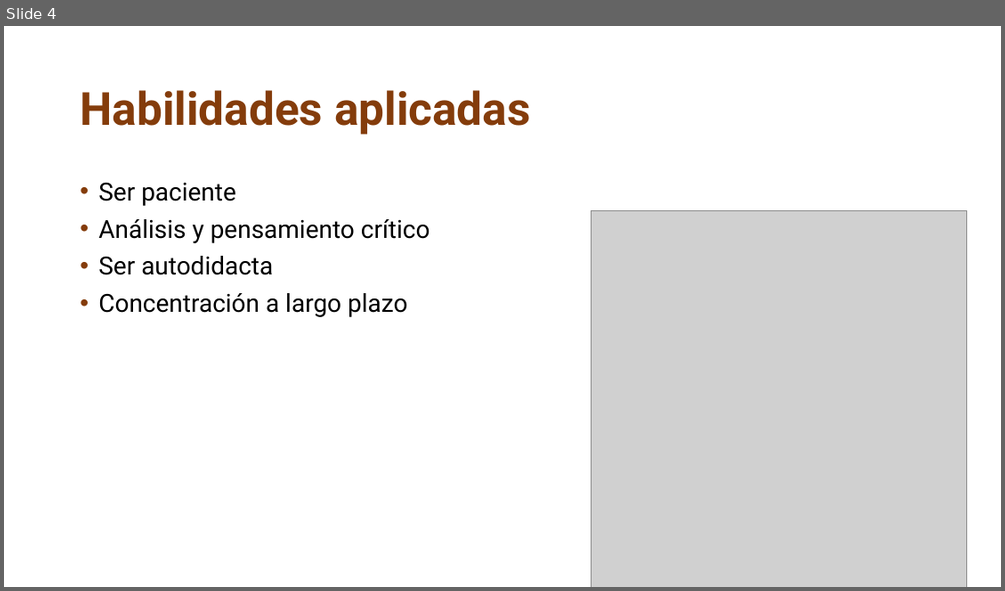
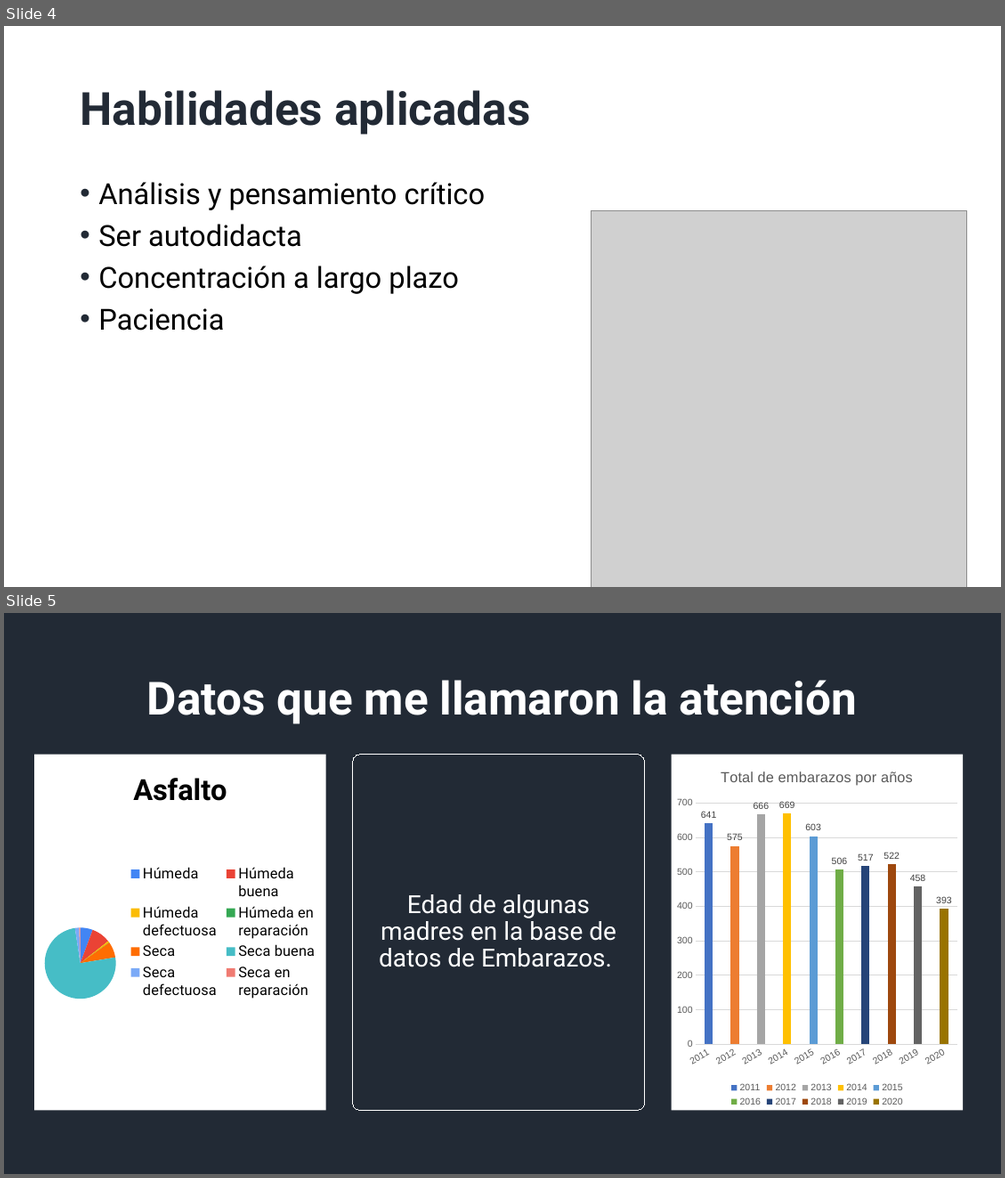
Before and after one commit to lourdsslopez/ProyectoFinalEstad-tica_LourdesLopez, a slide deck: BD_Estadística/JORNADA (PPT)/Jornada.pptx. Shown one above the other, each under a label of ours: slide 4 before the commit, slides 4 and 5 after it. The pictures are 1005x591 and 1005x1178 pixels, drawn with LibreOffice and Linux fonts; fonts in the diff are those of the drawing; grey boxes stand for pictures. Boxes give left, top, right and bottom in pixels: in the first picture for what was removed or moved away, otherwise in the second. Text is boxed around its words. In the diff, an @@ line names an element or a change of style, - is before the commit and + after.

```diff
--- a/BD_Estadística/JORNADA (PPT)/Jornada.pptx
+++ b/BD_Estadística/JORNADA (PPT)/Jornada.pptx
@@ slide 5 added at bbox=[4, 613, 1001, 1174], background #222A35 @@
@@ title added at bbox=[147, 680, 856, 724], 44 pt, text #FFFFFF, bold @@
+Datos que me llamaron la atención
@@ pie chart added at bbox=[34, 755, 326, 1111] @@
+title "Asfalto"
+categories: Húmeda, Húmeda buena, Húmeda defectuosa, Húmeda en reparación, Seca, Seca buena, Seca defectuosa, Seca en reparación
+Series 1: 6, 9, 1, 0, 7, 75, 2, 0
@@ text added at bbox=[353, 755, 645, 1111], outline #FFFFFF 0.75 pt, 24 pt, text #FFFFFF @@
+Edad de algunas madres en la base de datos de Embarazos.
@@ column chart added at bbox=[671, 755, 963, 1111] @@
+title "Total de embarazos por años "
+categories: 2011, 2012, 2013, 2014, 2015, 2016, 2017, 2018, 2019, 2020
+Series 1: 641, 575, 666, 669, 603, 506, 517, 522, 458, 393
@@ slide 4 changed as well @@
@@ title "Habilidades aplicadas" at bbox=[80, 90, 531, 135]: text colour #843C0B to #222A35 @@
@@ text at bbox=[98, 182, 236, 206]: paragraph removed @@
-• Ser paciente
@@ text at bbox=[98, 182, 485, 294]: size 24 to 28 pt in "Análisis y pensamiento crítico", "Ser autodidacta", "Concentración a largo plazo"; bullet colour #843C0B to #222A35 @@
@@ text at bbox=[98, 308, 224, 330]: paragraph added @@
+• Paciencia
```
Also in this commit, not shown: 5 other slides changed, 1 other slide added.
